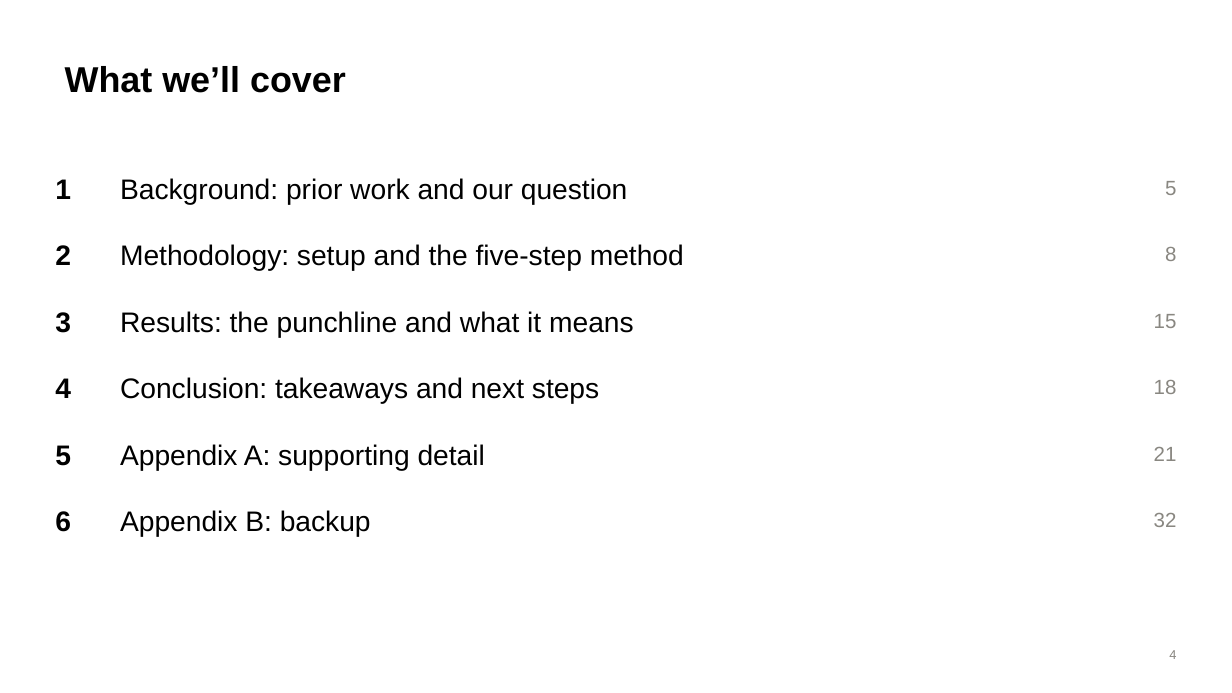
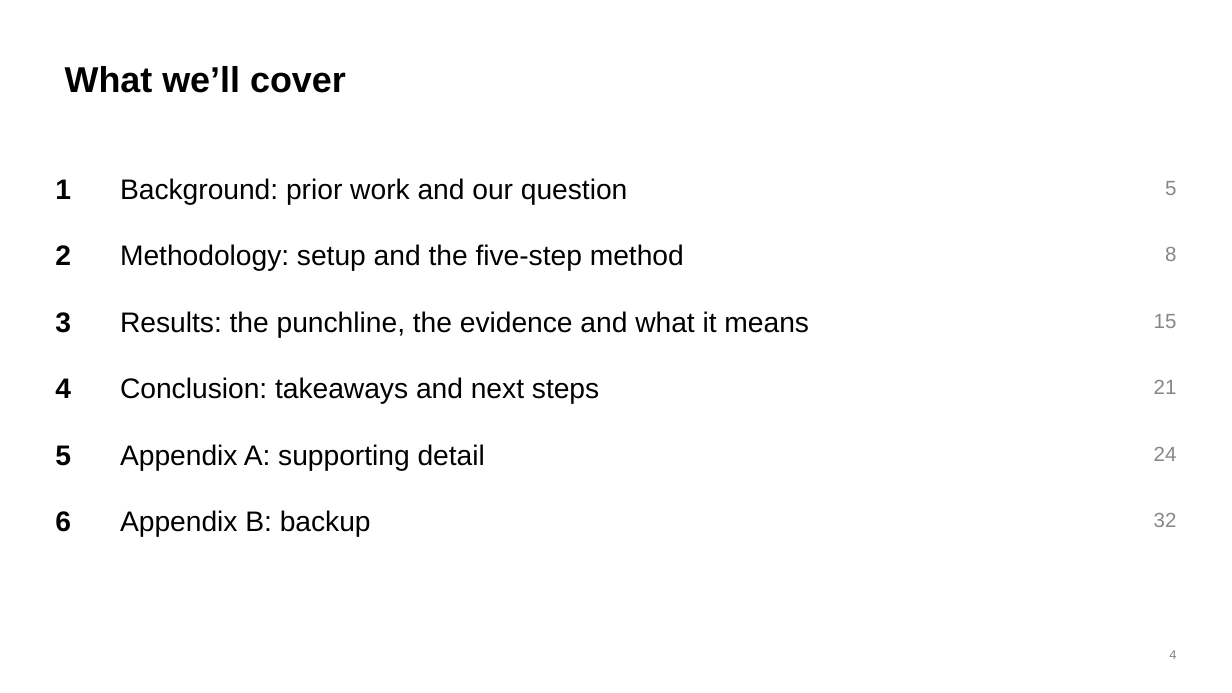
Before and after one commit to brow4623/ai-safety-democracy, a slide deck: slide 4 of slides/refusal-geometry-slides.pptx. Drawn at 1232x693 pixels with LibreOffice and Linux fonts; fonts in the diff are those of the drawing. Boxes give left, top, right and bottom in pixels: in the first picture for what was removed or moved away, otherwise in the second. Text is boxed around its words. In the diff, an @@ line names an element or a change of style, - is before the commit and + after.

```diff
--- a/slides/refusal-geometry-slides.pptx
+++ b/slides/refusal-geometry-slides.pptx
@@ text at bbox=[120, 311, 809, 338]: text changed @@
-Results: the punchline and what it means
+Results: the punchline, the evidence and what it means
@@ text "21": place and size @@
-text "21" at bbox=[1154, 447, 1177, 461]
+text "21" at bbox=[1154, 380, 1177, 394]
@@ text removed at bbox=[1154, 380, 1177, 394] @@
-18
@@ text added at bbox=[1154, 447, 1177, 461], 16 pt, text #898781 @@
+24
```
Also in this commit, not shown: 7 other slides changed, 8 slides added, 7 slides removed, 2 other files.
